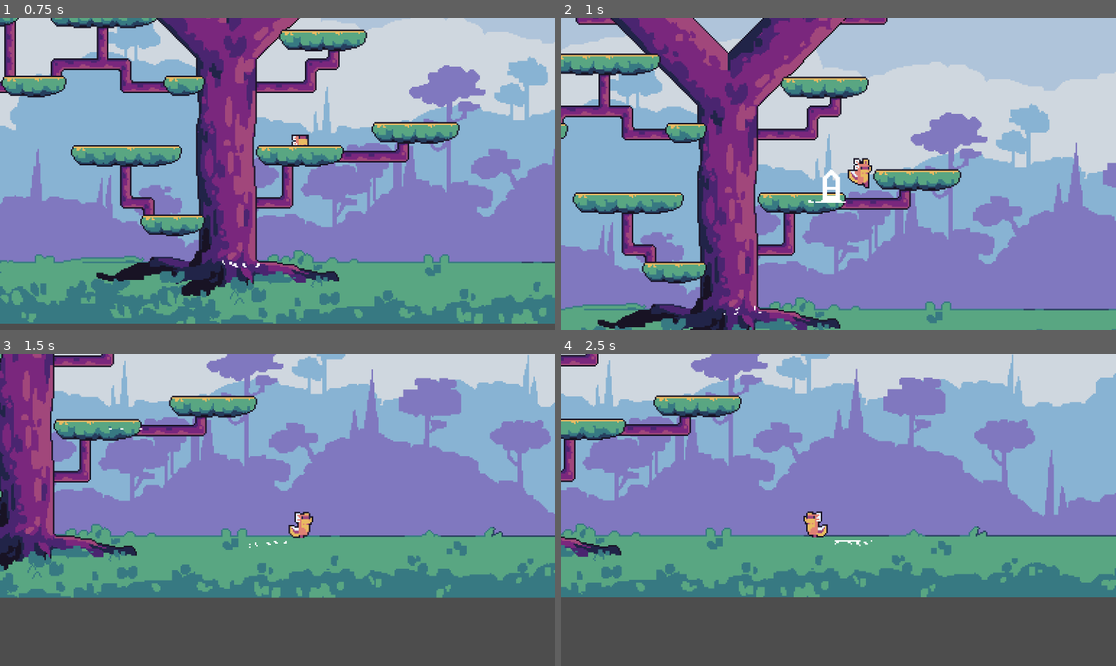
Above: before the commit, frames 1-4 (two rows, left to right).
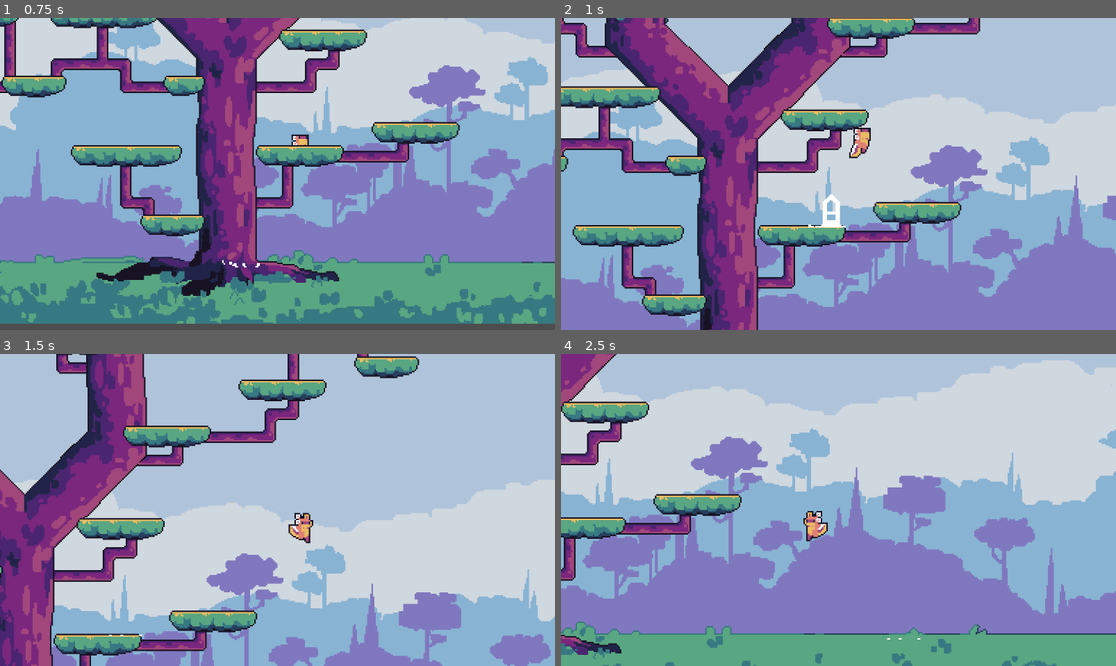
Above: after the commit, the same moments.

Repository: desultisoft/GekoPlatformer
Game: Godot game, scene res://Scenes/Level1/level_1.tscn
The game is run twice, just before and just after one commit, with the same random seed, the same clock (stepped at 60 frames per second) and the same inputs.
Inputs:
- Up to frame 1 (0.75 s): tap Enter (ui_accept) at 0.5, 0.6 s; hold Right (ui_right) from 0.53 s (still down)
- Up to frame 2 (1 s): keep holding Right (ui_right); tap Enter (ui_accept) at 0.77 s
- Up to frame 3 (1.5 s): keep holding Right (ui_right); tap Enter (ui_accept) at 1.07, 1.35 s
- Up to frame 4 (2.5 s): tap Enter (ui_accept) at 1.52, 1.82, 2.1 s; release Right (ui_right) at 2.03 s; hold Left (ui_left) from 2.03 s (still down)

Frame 1 is identical in both runs. In frame 2, 61% of the frame differs, in the area x 0-100%, y 0-100%; in frame 3, 99%; in frame 4, 92%.

Commit message:
Added coyote time and jump saving
- Added coyote time to give players a chance to jump a spit second after they fall off an edge.
- Also added jump caching to save jump presses while the player is still in the air.
- Was a good opportunity to set up exported variables to allow fine tuning.
- Learned more about the timer system in Godot

Diff:
--- a/Scenes/Player/player.gd
+++ b/Scenes/Player/player.gd
@@ -1,39 +1,46 @@
 extends CharacterBody2D
 
+@onready var land_effect = preload("res://Scenes/Effects/land/land_effect.tscn")
+@onready var jump_effect = preload("res://Scenes/Effects/Jump/JumpEffect.tscn")
 
-const SPEED = 200.0
-const JUMP_VELOCITY = -400.0
+@export var movement_speed = 200.0
+@export var jump_power = -400.0
+@export var coyote_time = 0.15
+@export var saved_jump_time = 1.0
+
 
 # Get the gravity from the project settings to be synced with RigidBody nodes.
 var gravity = ProjectSettings.get_setting("physics/2d/default_gravity")
 
-
-@onready var land_effect = preload("res://Scenes/Effects/land/land_effect.tscn")
-@onready var jump_effect = preload("res://Scenes/Effects/Jump/JumpEffect.tscn")
-
-
 var state = "idle"
+var saved_jump = false
+var coyote_save = false
+var coyote_timer
 
 func _physics_process(delta):
 	# Add the gravity.
 	if not is_on_floor():
 		velocity.y += gravity * delta
 
-	# Handle Jump.
-	if Input.is_action_just_pressed("ui_accept") and is_on_floor():
-		velocity.y = JUMP_VELOCITY
+	# Handle Jump. If in air save the jump input, so he jumps as soon as he hits the ground
+	if Input.is_action_just_pressed("ui_accept"):
+		saved_jump_time_handler()
+
+	if saved_jump and (is_on_floor() or coyote_save):
+		velocity.y = jump_power
+		saved_jump = false
+		coyote_save = false
 
 	# Get the input direction and handle the movement/deceleration.
 	# As good practice, you should replace UI actions with custom gameplay actions.
 	var direction = Input.get_axis("ui_left", "ui_right")
 	if direction:
-		velocity.x = direction * SPEED
+		velocity.x = direction * movement_speed
 	else:
 		velocity.x = lerp(velocity.x, 0.0, 0.2)
 
 
-	# Handling animations and state
-	# Check for facing
+	# Set image facing
 	if velocity.x > 0:
 		$AnimatedSprite2D.flip_h = false
 	elif velocity.x < 0:
@@ -70,5 +77,17 @@
 		get_parent().get_parent().add_child(dust)
 		dust.global_position = global_position
 		dust.flip_h = !$AnimatedSprite2D.flip_h
+	if was_grounded and new_state == "falling":
+		coyote_time_handler()
 
 	return new_state
+
+func coyote_time_handler():
+	coyote_save = true
+	await get_tree().create_timer(coyote_time).timeout
+	coyote_save = false
+
+func saved_jump_time_handler():
+	saved_jump = true
+	await get_tree().create_timer(coyote_time).timeout
+	saved_jump = false
